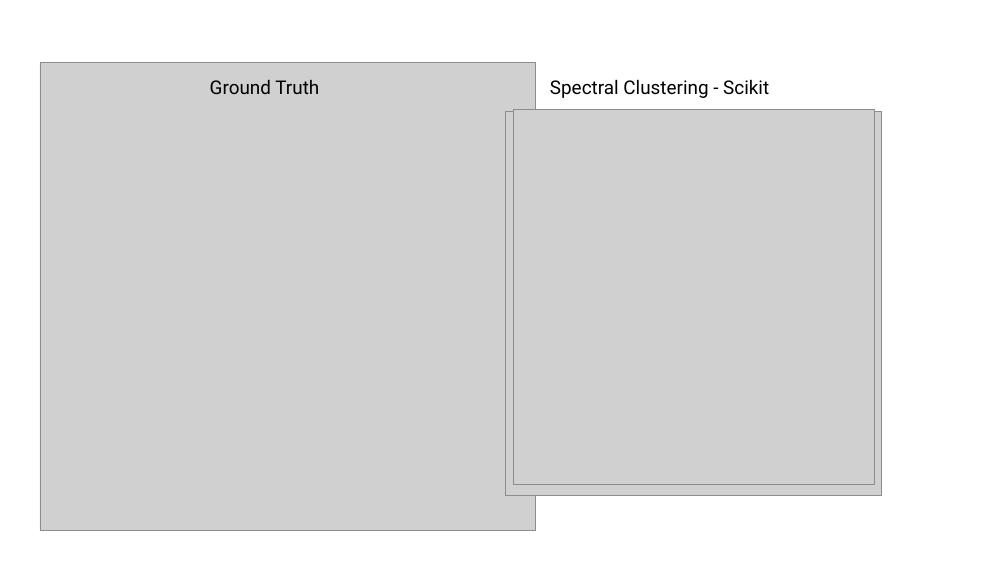
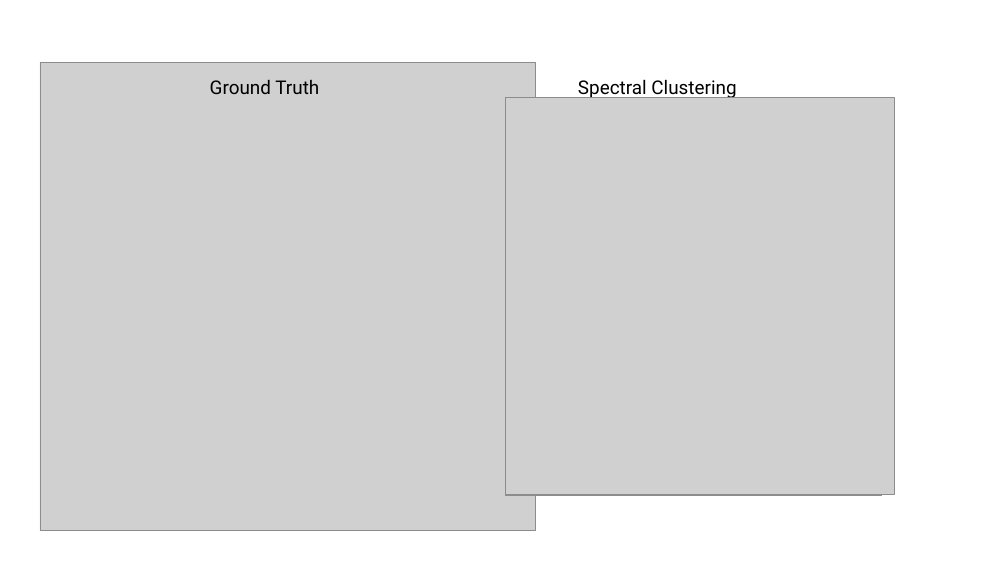
Before and after one commit to xpfio/CSIC5011, a slide deck: slide 3 of Miniprojects/project2_images/Presentation1.pptx (slide 2 before the commit). Drawn at 1008x567 pixels with LibreOffice and Linux fonts; fonts in the diff are those of the drawing; grey boxes stand for pictures. Boxes give left, top, right and bottom in pixels: in the first picture for what was removed or moved away, otherwise in the second. Text is boxed around its words. In the diff, an @@ line names an element or a change of style, - is before the commit and + after.

```diff
--- a/Miniprojects/project2_images/Presentation1.pptx
+++ b/Miniprojects/project2_images/Presentation1.pptx
@@ text at [578,79,736,100]: text changed @@
-Spectral Clustering - Scikit
+Spectral Clustering
@@ picture: place and size @@
-picture at [513,110,875,485]
+picture at [506,98,895,495]
```
Also in this commit, not shown: 1 slide added, 8 other files.
